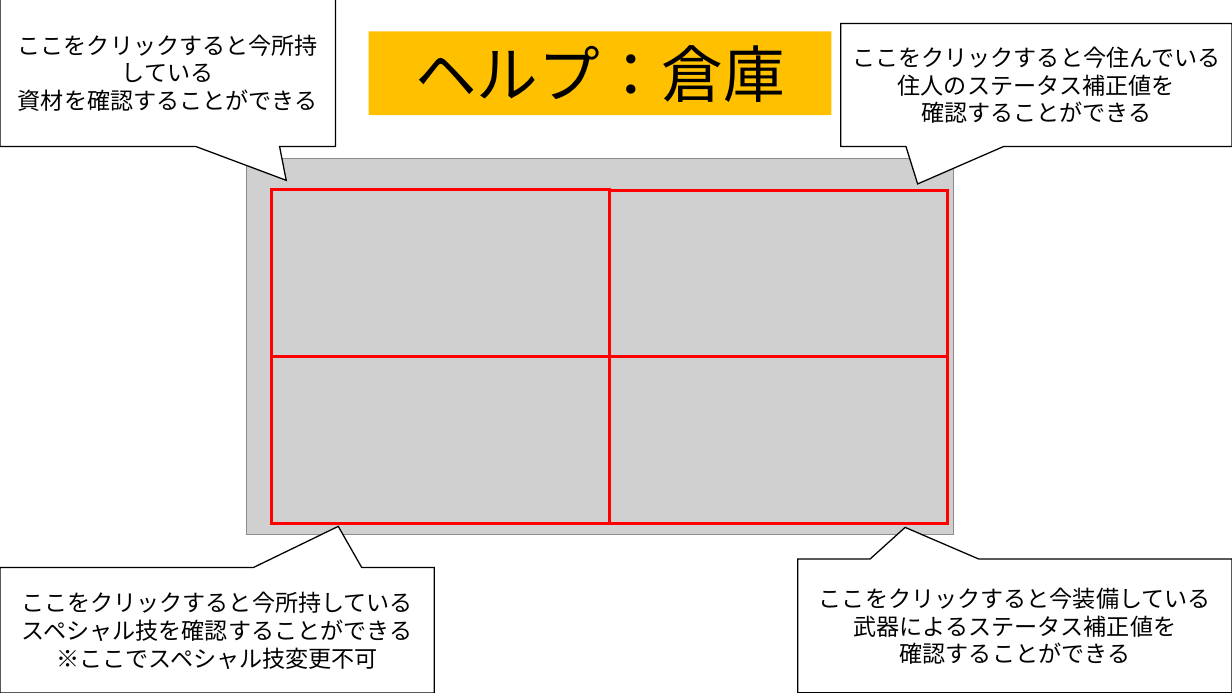
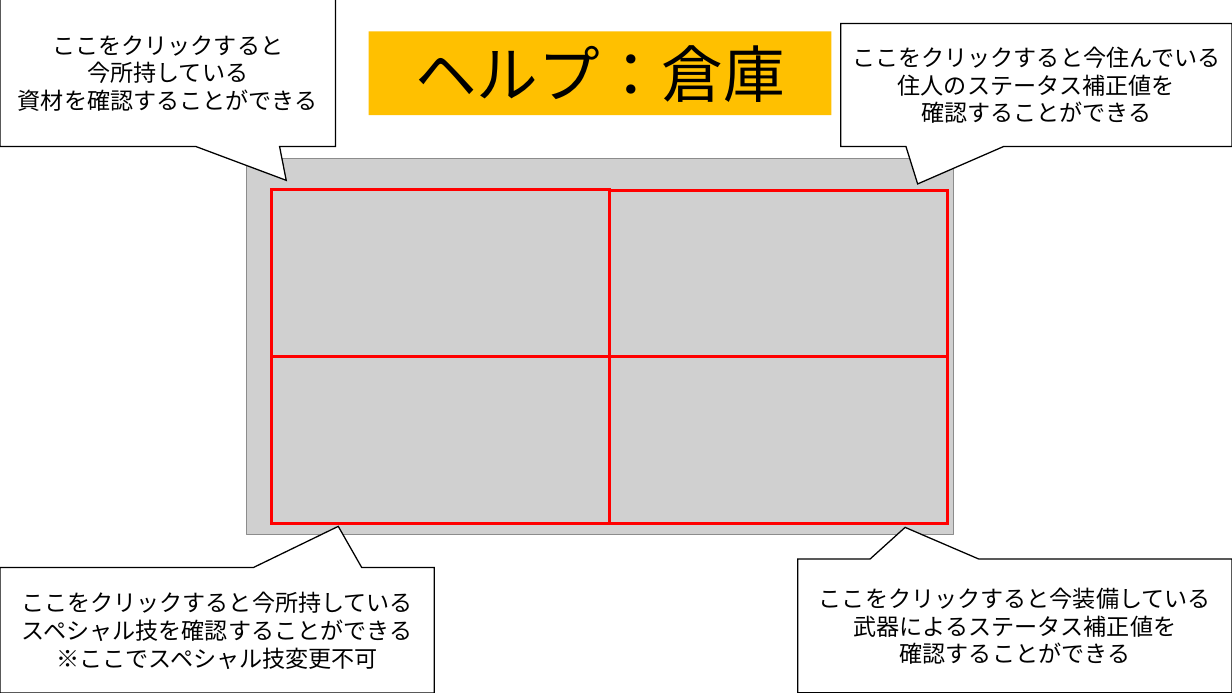
Before and after one commit to team556/team, a slide deck: slide 2 of 説明文.pptx. Drawn at 1232x693 pixels with LibreOffice and Linux fonts; fonts in the diff are those of the drawing; grey boxes stand for pictures. Boxes give left, top, right and bottom in pixels: in the first picture for what was removed or moved away, otherwise in the second. Text is boxed around its words. In the diff, an @@ line names an element or a change of style, - is before the commit and + after.

```diff
--- a/説明文.pptx
+++ b/説明文.pptx
@@ text in speech box at [52,35,283,83]: text changed @@
-ここをクリックすると今所持している
+ここをクリックすると
+今所持している
```
Also in this commit, not shown: 5 other slides changed.
